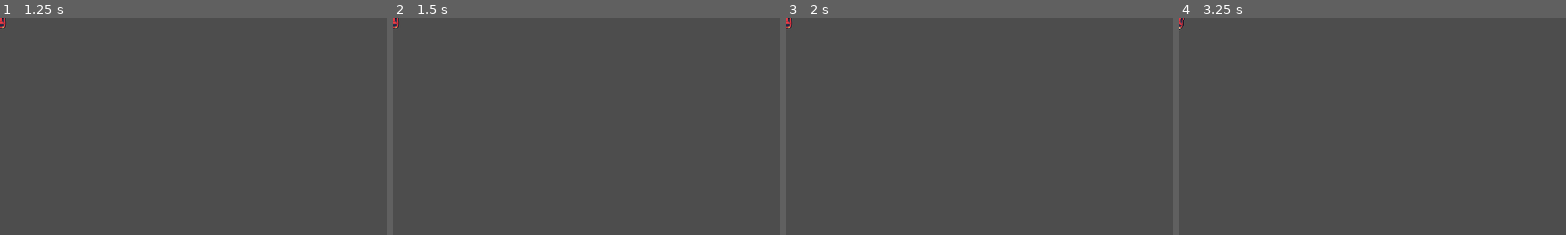
Above: before the commit, frames 1-4 (left to right).
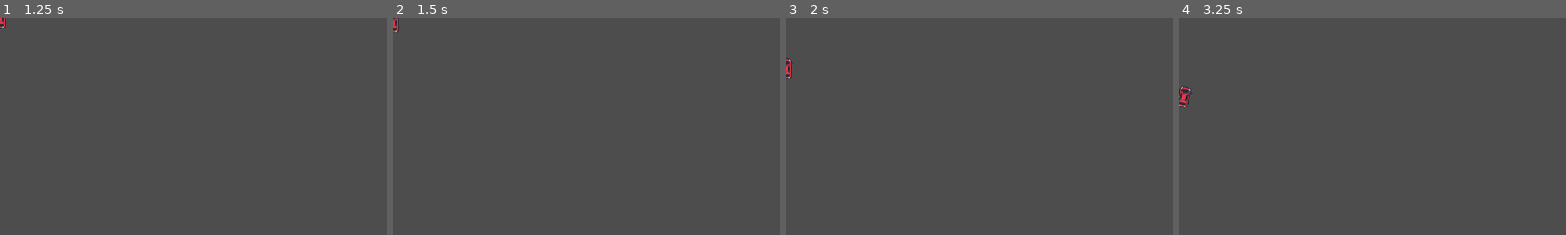
Above: after the commit, the same moments.

Repository: Buzabs/Cartest2
Game: Godot game, scene res://Scenes/sprite_2d.tscn
Same seed, same stepped clock (60 frames per second), same inputs: the game is played once before the commit and once after it. This scene is started directly instead of the project's main scene.
Inputs:
- Up to frame 1 (1.25 s): tap Enter at 0.5 s; hold D (Right) from 0.53 s (still down)
- Up to frame 2 (1.5 s): tap Space at 1.25 s; release D (Right) at 1.28 s; hold S (Down) from 1.28 s (still down)
- Up to frame 3 (2 s): keep holding S (Down)
- Up to frame 4 (3.25 s): tap Enter at 2 s; release S (Down) at 2.03 s; hold D (Right) 2.03-2.78 s; tap Space at 2.75 s; hold W (Up) from 2.78 s (still down)
The pictures show only the part of the screen within x 0-50%, y 0-50%; the shares and areas given below are measured in that part.

Frame 1 is identical in both runs. In frame 2, less than 0.1% of the frame differs, in the area x 0-2%, y 0-7%; in frame 3, 0.2%; in frame 4, 0.3%, in the area x 0-4%, y 0-42%.
Error before the commit: Attempt to call function 'stop' in base 'null instance' on a null instance. (res://Scripts/movement.gd:28)
Error after the commit: Attempt to call function 'stop' in base 'null instance' on a null instance. (res://Scripts/car.gd:46)

Commit message:
State machine
Implementacja state machine do obsługi stanów. Przeniesienie wszystkich niefizycznych procesów do _process(animacja, obsługa stanów).

DO ZROBIENIA:
Przeniesienie sprawdzania czy samochód jest w stanie driftowania do skryptu samochodu.

Diff:
--- a/Scenes/car2.tscn
+++ b/Scenes/car2.tscn
@@ -1,6 +1,6 @@
 [gd_scene load_steps=9 format=3 uid="uid://dr8i3dgs87atf"]
 
-[ext_resource type="Script" uid="uid://dt150cgkkt0b0" path="res://Scripts/movement.gd" id="1_g3uxq"]
+[ext_resource type="Script" uid="uid://dt150cgkkt0b0" path="res://Scripts/car.gd" id="1_g3uxq"]
 [ext_resource type="Texture2D" uid="uid://dwn44bcng11o1" path="res://Sprites/Cars/CarTuah.png" id="2_g3uxq"]
 [ext_resource type="PackedScene" uid="uid://c4thsrccqukx" path="res://Scenes/trail.tscn" id="3_g3uxq"]
 
--- a/Scenes/sprite_2d.tscn
+++ b/Scenes/sprite_2d.tscn
@@ -1,6 +1,6 @@
 [gd_scene load_steps=6 format=3 uid="uid://wdj8j4d4bxpc"]
 
-[ext_resource type="Script" uid="uid://dt150cgkkt0b0" path="res://Scripts/movement.gd" id="1_obltv"]
+[ext_resource type="Script" uid="uid://dt150cgkkt0b0" path="res://Scripts/car.gd" id="1_obltv"]
 [ext_resource type="Texture2D" uid="uid://cy82x4ltch75p" path="res://Sprites/Cars/temp-car.png" id="2_obltv"]
 [ext_resource type="Script" uid="uid://dt4wkd2oqxstg" path="res://Scripts/trail.gd" id="2_q6x4y"]
 
--- /dev/null
+++ b/Scripts/car.gd
@@ -0,0 +1,48 @@
+extends CharacterBody2D
+
+@export var rotation_speed = 1.5 #predkosc obrotu
+@export var speed = 400 #predkosc
+@export var acc = 200 #przyspieszenie
+@export var decc = 300 #zwalnianie
+
+@onready var animation = $AnimatedSprite2D
+@onready var trail = $AnimatedSprite2D/Point/Trail
+
+var rotation_direction = 0 #kierunek obrotu
+var direction = 0 #kierunek
+
+enum States {IDLE, DRIVING, DRIFTING}
+
+var state: States = States.IDLE #bierzący stan
+
+func _physics_process(delta: float) -> void: #TYLKO PROCESY FIZYCZNE!!!!!!!!!
+	get_input()
+
+	if direction != 0:
+		var movement_vector = Vector2.UP.rotated(rotation) * direction #tworzy wektor na podstawie kierunku i obrotu
+		velocity = velocity.move_toward(movement_vector * speed, acc * delta)
+	else:
+		velocity = velocity.move_toward(Vector2.ZERO, decc * delta)
+
+	if velocity != Vector2.ZERO:
+		rotation += rotation_direction * (velocity.length() * rotation_speed) / speed  * delta #stopniowe zwiększanie prędkości obrotu
+
+	move_and_slide()
+
+func get_input():
+	rotation_direction = Input.get_axis("Left", "Right")
+	direction = Input.get_axis("Down", "Up")
+
+func _process(delta: float) -> void: #wszystko inne oprócz fizyki
+	if velocity == Vector2.ZERO: state = States.IDLE
+	else:
+		animation.speed_scale = velocity.length() / speed
+		if trail.drifting == true: state = States.DRIFTING
+		else: state = States.DRIVING
+
+	if state in [States.DRIVING, States.DRIFTING]:
+		animation.play("default")
+	elif state == States.IDLE:
+		animation.stop()
+
+	print(state)
--- a/Scripts/movement.gd
+++ /dev/null
@@ -1,36 +0,0 @@
-extends CharacterBody2D
-
-@export var rotation_speed = 1.5 #predkosc obrotu
-@export var speed = 400 #predkosc
-@export var acc = 200 #przyspieszenie
-@export var decc = 300
-
-@onready var animation = $AnimatedSprite2D
-
-var rotation_direction = 0 #kierunek obrotu
-var direction = 0 #kierunek
-
-
-func _physics_process(delta: float) -> void:
-	get_input()
-
-	if direction != 0:
-		var movement_vector = Vector2.UP.rotated(rotation) * direction #tworzy wektor na podstawie kierunku i obrotu
-		velocity = velocity.move_toward(movement_vector * speed, acc * delta)
-	else:
-		velocity = velocity.move_toward(Vector2.ZERO, decc * delta)
-
-	if velocity != Vector2.ZERO:
-		rotation += rotation_direction * (velocity.length() * rotation_speed) / speed  * delta
-		animation.speed_scale = velocity.length() / speed
-		animation.play("default")
-	else:
-		animation.stop()
-
-	#print(rotation, "\t", velocity.angle())
-
-	move_and_slide()
-
-func get_input():
-	rotation_direction = Input.get_axis("Left", "Right")
-	direction = Input.get_axis("Down", "Up")
--- a/Scripts/trail.gd
+++ b/Scripts/trail.gd
@@ -8,6 +8,8 @@
 var a
 var b
 @export var drift_sensibility = 0.5
+
+var drifting = false
 
 func _process(delta: float) -> void:
 	global_position = Vector2(0, 0)
@@ -22,18 +24,16 @@
 	b = owner.rotation + drift_sensibility
 
 	if not(car_velocity.angle() > a && car_velocity.angle() < b):
-
 		point = get_parent().global_position
-
 		add_point(point)
+		drifting = true
 
 		while get_point_count() > lenght:
 			remove_point(0)
 
-
 	else:
 		if get_point_count() != 0:
 			remove_point(0)
+			drifting = false
 
-
-	print(owner.rotation, "\t", car_velocity.angle(), "\t", owner.direction)
+	#print(owner.rotation, "\t", car_velocity.angle(), "\t", owner.direction)
Renamed: Scripts/movement.gd.uid -> Scripts/car.gd.uid
